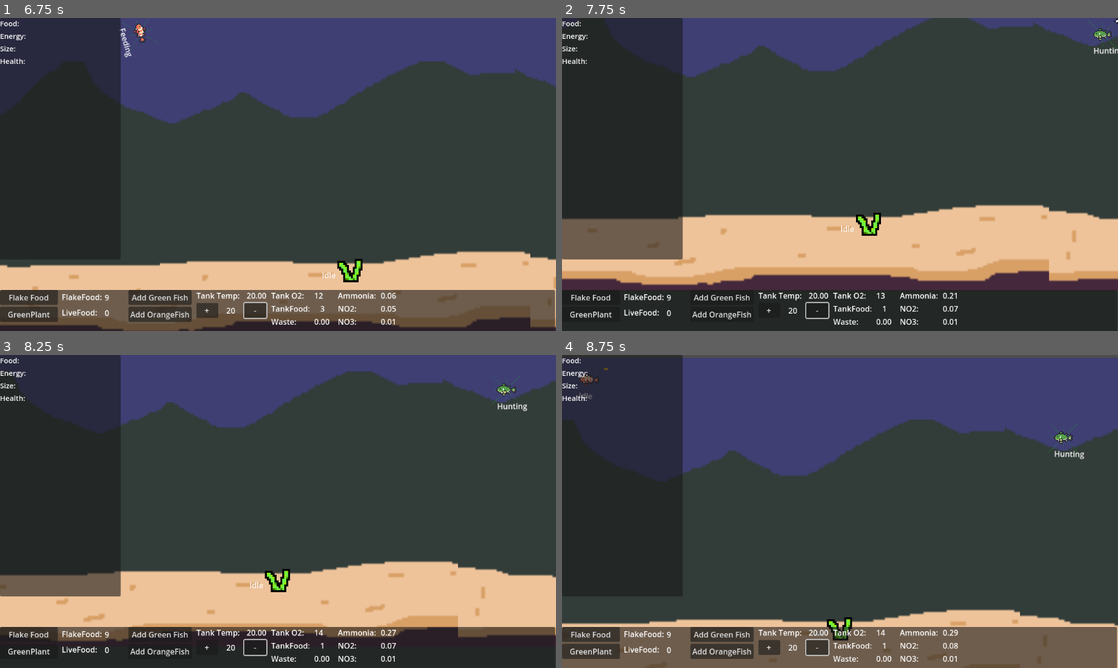
Above: before the commit, frames 1-4 (two rows, left to right).
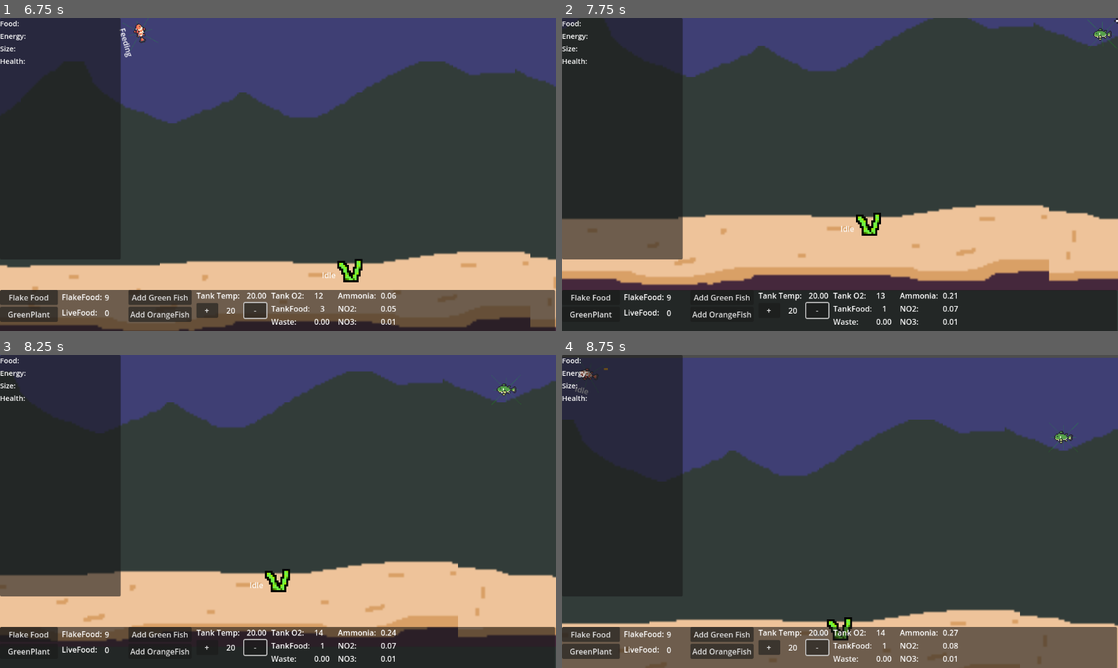
Above: after the commit, the same moments.

Repository: neilmillard/Fish-tank-sim
Game: Godot game, scene res://Scenes/main.tscn
Two runs of this game, one before a commit and one after it. Both use one fixed random seed, a clock stepped at 60 frames per second and the inputs below.
Inputs (mouse positions are in pixels of both pictures, inside the frame that each line leads up to):
- Up to frame 1 (6.75 s): click "New Game" at 0.5 s; click "Flake Food" at 1.25 s; click "GreenPlant" at 2 s; click "Add Green Fish" at 2.75 s; click "Add OrangeFish" at 3.5 s; click "+" at 4.25 s; click "-" at 5 s; move the mouse to (222, 80) at 5.77 s; hold Right (ui_right) 5.78-6.53 s; click (222, 80) at 5.85 s; move the mouse to (166, 190) at 6.52 s; hold Down (ui_down) from 6.53 s (still down); click (166, 190) at 6.6 s
- Up to frame 2 (7.75 s): move the mouse to (895, 105) at 7.27 s; release Down (ui_down) at 7.28 s; hold Right (ui_right) from 7.28 s (still down); click (895, 105) at 7.35 s
- Up to frame 3 (8.25 s): move the mouse to (511, 370) at 8.02 s; release Right (ui_right) at 8.03 s; hold Up (ui_up) from 8.03 s (still down); click (511, 370) at 8.1 s
- Up to frame 4 (8.75 s): keep holding Up (ui_up)

Frame 1 is identical in both runs. In frame 2, less than 0.1% of the frame differs, in the area x 94-100%, y 0-12%; in frame 3, less than 0.1%; in frame 4, 0.2%, in the area x 2-94%, y 4-90%.

Commit message:
WIP detection rewrite

Diff:
--- a/Scenes/game/fish/fish_body.gd
+++ b/Scenes/game/fish/fish_body.gd
@@ -30,8 +30,9 @@
 @onready var label = $Label
 @onready var fsm : StateMachine = $StateMachine
 @onready var thought : Thought = $Thought
-
+@onready var interactionArea : InteractionArea = $InteractionArea2D
 @onready var idle_timer = $IdleTimer
+
 var fishFaceRight: bool
 var fishState: String = ""
 var currentSwimspeed: float
@@ -65,7 +66,7 @@
 	# set so we get collision events from mouse
 	input_pickable = true
 	currentSwimspeed = swimSpeed
-	$Sprite2D.scale = Vector2(
+	$CollisionShape2D.scale = Vector2(
 				stats.fishSize * spriteScale,
 				stats.fishSize * spriteScale
 			)
@@ -75,10 +76,13 @@
 	add_debug_timer()
 	add_health_bar()
 	$StateMachine.parentNode = self
+	if interactionArea:
+		interactionArea.parentNode = self
 
 func _process(delta):
 	if fsm && fsm.currentState:
-		label.text = fsm.currentState.name
+		if label:
+			label.text = fsm.currentState.name
 
 	if fsm.currentState.name == "Dead":
 		return
@@ -87,7 +91,7 @@
 	process_waste(delta)
 	process_health(delta)
 	process_growth(delta)
-
+	scale_fish()
 
 func _physics_process(delta):
 	calculate_movement(delta)
@@ -136,11 +140,20 @@
 		myDirection = Vector2.UP
 	return myDirection
 
-func is_foe(result) -> bool:
-	return result.collider.collision_layer && result.collider.collision_layer != 1
-
-func is_wall(result) -> bool:
-	return result.collider.collision_layer && result.collider.collision_layer == 1
+func is_foe(collider: Node2D) -> bool:
+	if collider.collision_layer:
+		if collider.collision_layer == GameManager.FISH:
+			if collider.has_method("could_eat"):
+				return collider.could_eat()
+	return false
+
+func is_wall(collider) -> bool:
+	if collider.collision_layer:
+		if collider.collision_layer == GameManager.WALLS:
+			return true
+		if collider.collision_layer == GameManager.FLOOR:
+			return true
+	return false
 
 func check_raycast_result(result, new_result) -> Dictionary:
 	new_result = {
@@ -149,9 +162,9 @@
 	if result:
 		new_result['move'] = 0
 		if result.collider:
-			if is_foe(result):
+			if is_foe(result.collider):
 				new_result['flee'] = true
-			if is_wall(result):
+			if is_wall(result.collider):
 				new_result['wall'] = true
 	return new_result
 
@@ -160,7 +173,10 @@
 # flee is true if we should flee, otherwise flee is false
 # flee should only be true for fish same size or bigger
 # flee should not be true for walls
-func check_environment()-> String:
+# TODO: We will update this to check the interactions array instead
+# on_area_entered will add an item to the array, which we can check
+# for location and type.
+func check_environment() -> String:
 	var rayLength = 50.0 * stats.fishSize
 	var result
 	var check_result
@@ -172,6 +188,18 @@
 	avoidRight = 1
 	avoidDown = 1
 	avoidLeft = -1
+
+	if interactionArea:
+		var bodies = interactionArea.bodies
+		var layer : int
+		if bodies.size() >= 1:
+			for body in bodies:
+				if(body.get_collision_layer_value(GameManager.WALLS)):
+					print("Body %s is wall" % body)
+				if(body.get_collision_layer_value(GameManager.FISH)):
+					print("Body %s is fish" % body)
+				if(body.get_collision_layer_value(GameManager.FLOOR)):
+					print("Body %s is floor" % body)
 
 	result = shoot_physics_ray(Vector2.UP * rayLength)
 	check_result = check_raycast_result(result,{})
@@ -295,10 +323,18 @@
 	var o2Used = myLung.requestO2(energyReceived)
 	myStomach.receive_nh3(energyReceived / 4.0)
 	stats.fishSize += (energyReceived / GameManager.growRatio)
-	$Sprite2D.scale = Vector2(
+
+func scale_fish():
+	var myScale = Vector2(
 				stats.fishSize * spriteScale,
 				stats.fishSize * spriteScale
 			)
+	$Sprite2D.scale = myScale
+	var collshape = $CollisionShape2D
+	collshape.scale = Vector2(stats.fishSize, stats.fishSize)
+	if interactionArea:
+		interactionArea.set_size(stats.fishSize)
+
 
 func kill_fish():
 	GameManager.remove_fish_resource(stats)
@@ -391,6 +427,9 @@
 	else:
 		direction = Vector2.ZERO
 
+func could_eat() -> bool:
+	return myStomach.could_eat()
+
 func eat_food(foodObject: Node):
 	if foodObject:
 		# Dead fish cannot eat
--- a/Scenes/game/fish/greenFish.tscn
+++ b/Scenes/game/fish/greenFish.tscn
@@ -1,9 +1,10 @@
-[gd_scene load_steps=10 format=3 uid="uid://c5nne8v7x3avu"]
+[gd_scene load_steps=11 format=3 uid="uid://c5nne8v7x3avu"]
 
 [ext_resource type="Script" path="res://Scenes/game/fish/fish_body.gd" id="1_h0yt5"]
 [ext_resource type="Texture2D" uid="uid://cormmvthb0itk" path="res://art/fish_1.png" id="2_la8n0"]
 [ext_resource type="PackedScene" uid="uid://bhytrggki6xig" path="res://Scenes/game/fish/fish_state_machine.tscn" id="3_03olu"]
 [ext_resource type="PackedScene" uid="uid://4fj4lbl0navp" path="res://Scenes/game/thought.tscn" id="4_cqs5d"]
+[ext_resource type="PackedScene" uid="uid://ck4jn75q1rs5r" path="res://Scenes/game/interaction_area_2d.tscn" id="5_1ij72"]
 
 [sub_resource type="CapsuleShape2D" id="CapsuleShape2D_0hl1j"]
 radius = 24.0
@@ -134,12 +135,7 @@
 position = Vector2(53, -65)
 scale = Vector2(4, 4)
 
-[node name="Label" type="Label" parent="."]
-offset_left = -19.0
-offset_top = 22.0
-offset_right = 21.0
-offset_bottom = 48.0
-text = "State"
+[node name="InteractionArea2D" parent="." instance=ExtResource("5_1ij72")]
 
 [connection signal="mouse_entered" from="." to="." method="_on_mouse_entered"]
 [connection signal="mouse_exited" from="." to="." method="_on_mouse_exited"]
--- /dev/null
+++ b/Scenes/game/interaction_area_2d.gd
@@ -0,0 +1,28 @@
+class_name InteractionArea extends Area2D
+
+const BASERADIUS = 40.0
+const BASEHEIGHT = 120.0
+const BASEROTATION = 90.0
+
+@onready var collShape : CollisionShape2D = $CollisionShape2D
+@onready var myShape : CapsuleShape2D
+
+var parentNode
+var bodies = []
+
+func _ready():
+	myShape = collShape.get_shape()
+	collShape.rotation_degrees = BASEROTATION
+
+
+func set_size(size: float) -> void:
+	myShape.radius = size * BASERADIUS
+	myShape.height = size * BASEHEIGHT
+
+func _on_body_entered(body):
+	if body == parentNode:
+		return
+	bodies.insert(0, body)
+
+func _on_body_exited(body):
+	bodies.erase(body)
--- /dev/null
+++ b/Scenes/game/interaction_area_2d.tscn
@@ -0,0 +1,19 @@
+[gd_scene load_steps=3 format=3 uid="uid://ck4jn75q1rs5r"]
+
+[ext_resource type="Script" path="res://Scenes/game/interaction_area_2d.gd" id="1_tbmpp"]
+
+[sub_resource type="CapsuleShape2D" id="CapsuleShape2D_418ua"]
+radius = 40.0
+height = 120.0
+
+[node name="InteractionArea2D" type="Area2D"]
+collision_layer = 0
+collision_mask = 11
+script = ExtResource("1_tbmpp")
+
+[node name="CollisionShape2D" type="CollisionShape2D" parent="."]
+rotation = 1.5708
+shape = SubResource("CapsuleShape2D_418ua")
+
+[connection signal="body_entered" from="." to="." method="_on_body_entered"]
+[connection signal="body_exited" from="." to="." method="_on_body_exited"]
--- a/Scripts/GameManager.gd
+++ b/Scripts/GameManager.gd
@@ -20,6 +20,12 @@
 const TANKTEMPDELTA: float = 0.1
 const TANKMINTEMP: float = 14.0
 const TANKMAXTEMP: float = 35.0
+
+# Layers
+const WALLS = 1
+const FISH = 2
+const FOOD = 3
+const FLOOR = 4
 
 var debug
 var currentState = State.Play
Not shown: 1 places in Scenes/game/tank/underwater.tscn that only renumber resources
